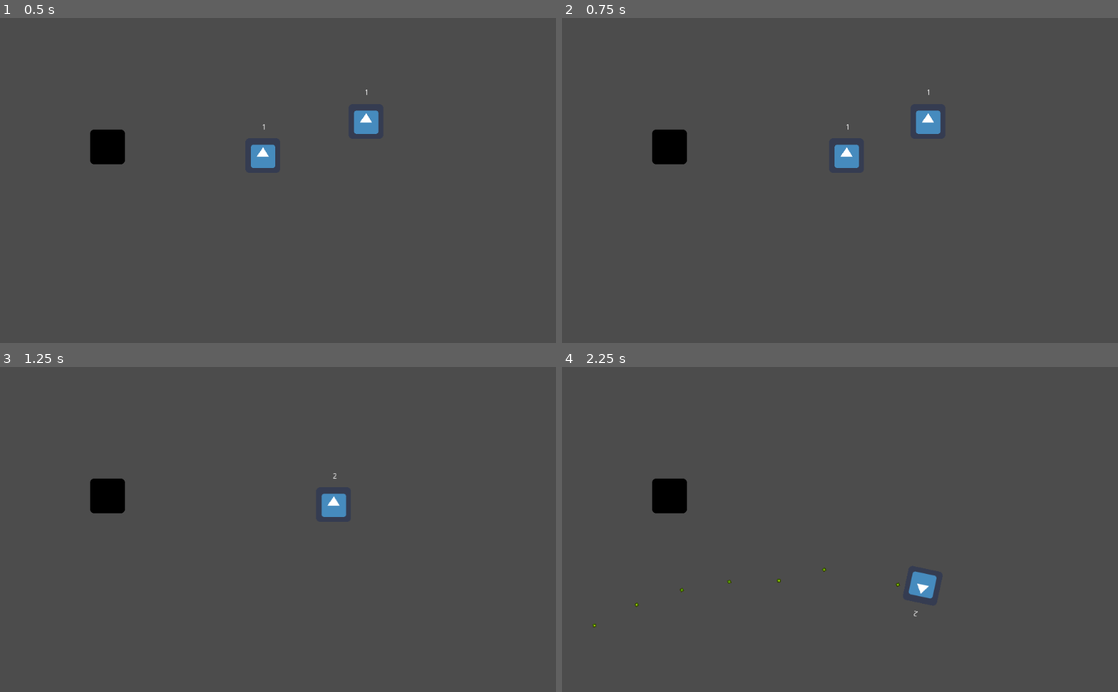
Above: before the commit, frames 1-4 (two rows, left to right).
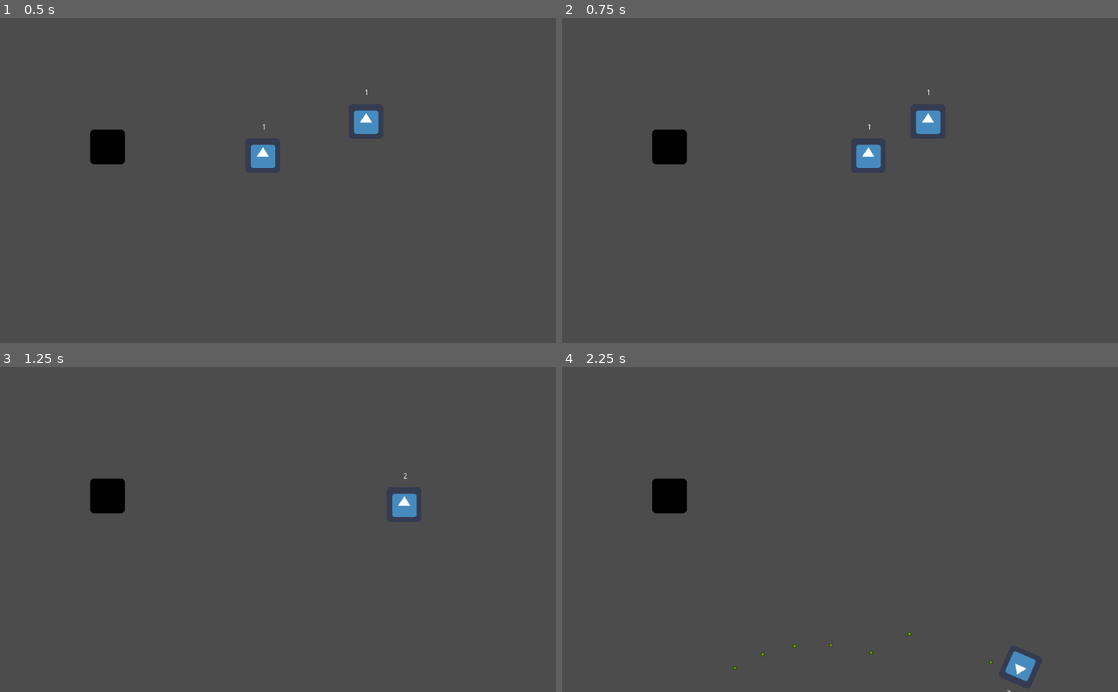
Above: after the commit, the same moments.

Repository: jmulholland4014/Tutorial09-15
Game: Godot game, scene res://Main.tscn
Two runs of this game, one before a commit and one after it. Both use one fixed random seed, a clock stepped at 60 frames per second and the inputs below. The engine's default icon, where the game draws it, is replaced by a stand-in: a white triangle on a blue panel in a dark square.
Inputs (mouse positions are in pixels of both pictures, inside the frame that each line leads up to):
- Up to frame 1 (0.5 s): no input
- Up to frame 2 (0.75 s): tap Enter at 0.5 s; move the mouse to (962, 164) at 0.52 s; hold D (Right) from 0.53 s (still down); hold Space (Merge) from 0.53 s (still down)
- Up to frame 3 (1.25 s): keep holding D (Right); keep holding Space (Merge)
- Up to frame 4 (2.25 s): move the mouse to (728, 545) at 1.27 s; release D (Right) at 1.28 s; release Space (Merge) at 1.28 s; hold S (Down) 1.28-2.03 s; click (728, 545) at 1.35 s; move the mouse to (895, 458) at 2.02 s; hold D (Right) from 2.03 s (still down); hold Space (Merge) from 2.03 s (still down)

Frame 1 is identical in both runs. In frame 2, 0.6% of the frame differs, in the area x 49-58%, y 32-47%; in frame 3, 0.7%; in frame 4, 0.8%, in the area x 5-86%, y 61-100%.

Commit message:
Double Speed and Print Statement

Diff:
--- a/TopWarAd/Soldier.gd
+++ b/TopWarAd/Soldier.gd
@@ -23,10 +23,11 @@
 func _physics_process(delta):
 	velocity = move_and_slide(velocity)
 	handle_collisions()
+	print('Hello World')
 
 func set_velocity(v):
 	if(claimed):
-		velocity = v.normalized() * speed
+		velocity = v.normalized() * speed*2
 
 func level_up():
 	level+=1
